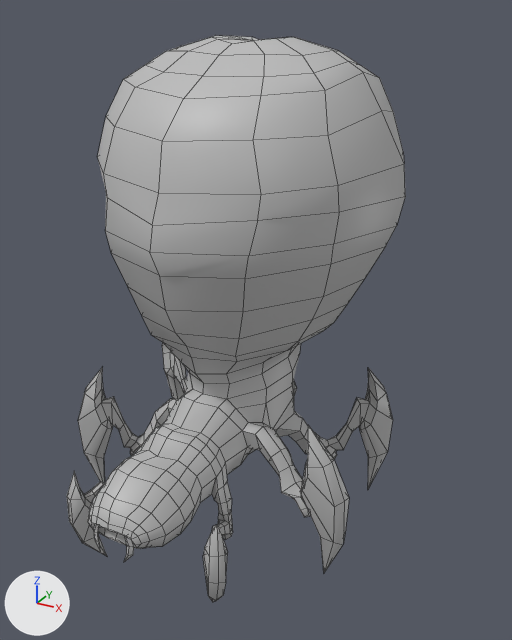
One commit to the FBX model BugSplat/Assets/Graphics/Animation/BoomerWalkAnim.fbx: the scene before it, then after it.
One viewpoint serves both versions: a camera (50 mm lens) standing at (2.1, -3.57, 2.14) and looking at (0.13, 0.02, 0.35). Lighting does not change. The marker at lower left points along +X, +Y and +Z. Mesh edges are drawn as thin lines. Where no turn or scale is listed for an object, it has been applied to the vertices.

In view in the first picture: 'Boomer'.
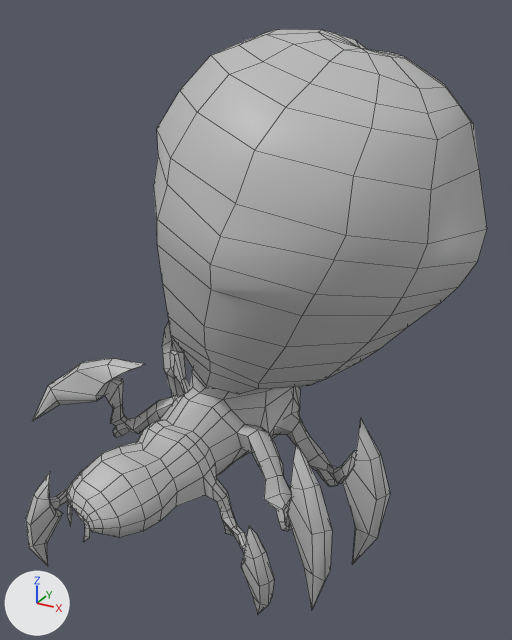
Location of each change, [x1, y1, x2, y2] in pixels of the pictures (512 x 640 px; the box of a moved part takes in the faces that stretch with it):
'Boomer', reshaped, moved (37% wider)
    before: [67, 36, 405, 602]
    after: [25, 29, 487, 614]
part 1 of me_mesh, moved or reshaped
    before: [124, 536, 134, 562]
    after: [83, 518, 90, 542]
part 2 of me_mesh, moved or reshaped
    before: [94, 524, 100, 550]
    after: [68, 501, 72, 525]
part 3 of me_mesh, moved or reshaped
    before: [67, 36, 405, 602]
    after: [25, 29, 487, 614]

The change in detail:
me_mesh is used by ob_boomer; location (0.0, 0.0, 0.0).
me_mesh had 1025 vertices, 1080 faces and spanned x -0.98..0.98, y -1.35..1.32, z -1.0..2.0.
me_mesh now has 1025 vertices, 1080 faces and spans x -1.31..1.4, y -1.33..1.47, z -0.04..3.02.
me_mesh part 1: the loose piece of 13 vertices spanning x 0.08..0.14, y -1.35..-1.31, z -0.53..-0.36 is turned -24 degrees about the z axis through its middle, then moved by (-0.29, 0.02, 0.99).
me_mesh part 2: the loose piece of 13 vertices spanning x -0.13..-0.07, y -1.35..-1.31, z -0.53..-0.36 is turned -24 degrees about the z axis through its middle, then moved by (-0.27, 0.1, 0.99).
me_mesh part 3: 999 of 1025 vertices moved; they spanned x -0.98..0.98, y -1.35..1.32, z -1.0..2.0 and now span x -1.31..1.4, y -1.32..1.47, z -0.04..3.02; mean shift (0.04, -0.03, 0.99); largest move (-0.85, -0.45, -1.0) -> (-1.31, -0.59, 0.51).
Object 'Boomer' (ob_boomer) moves from (0.0, 0.0, 0.0) to (0.002, -0.015, -0.988).
